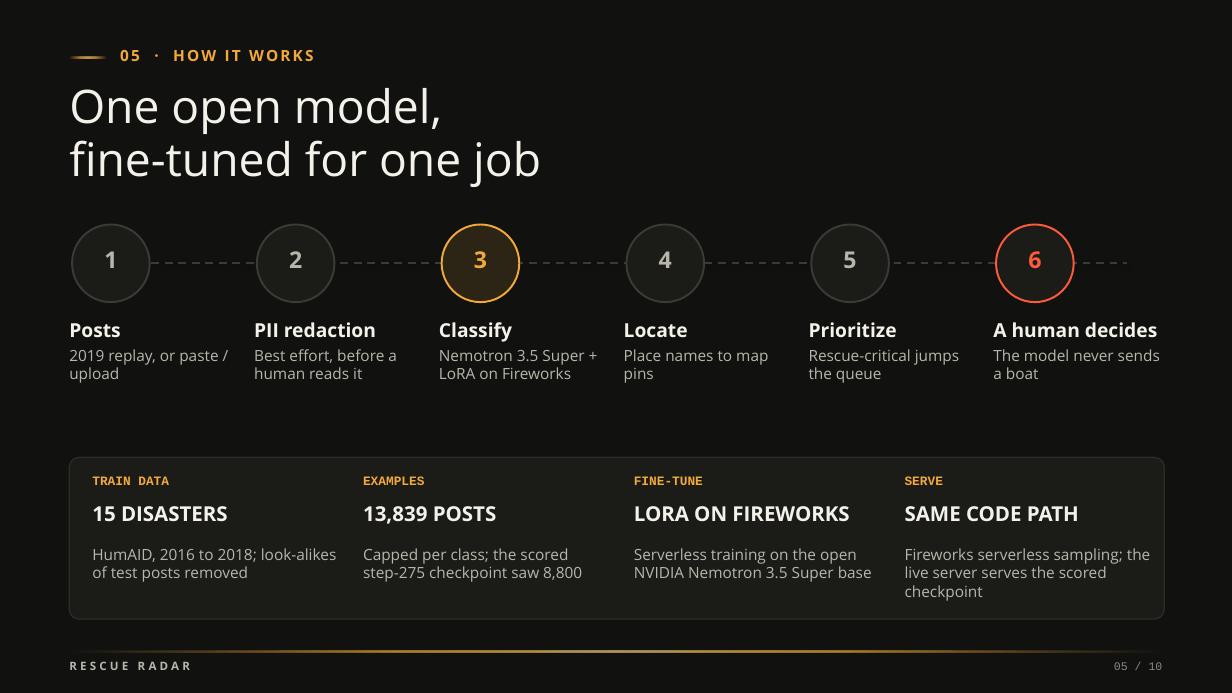
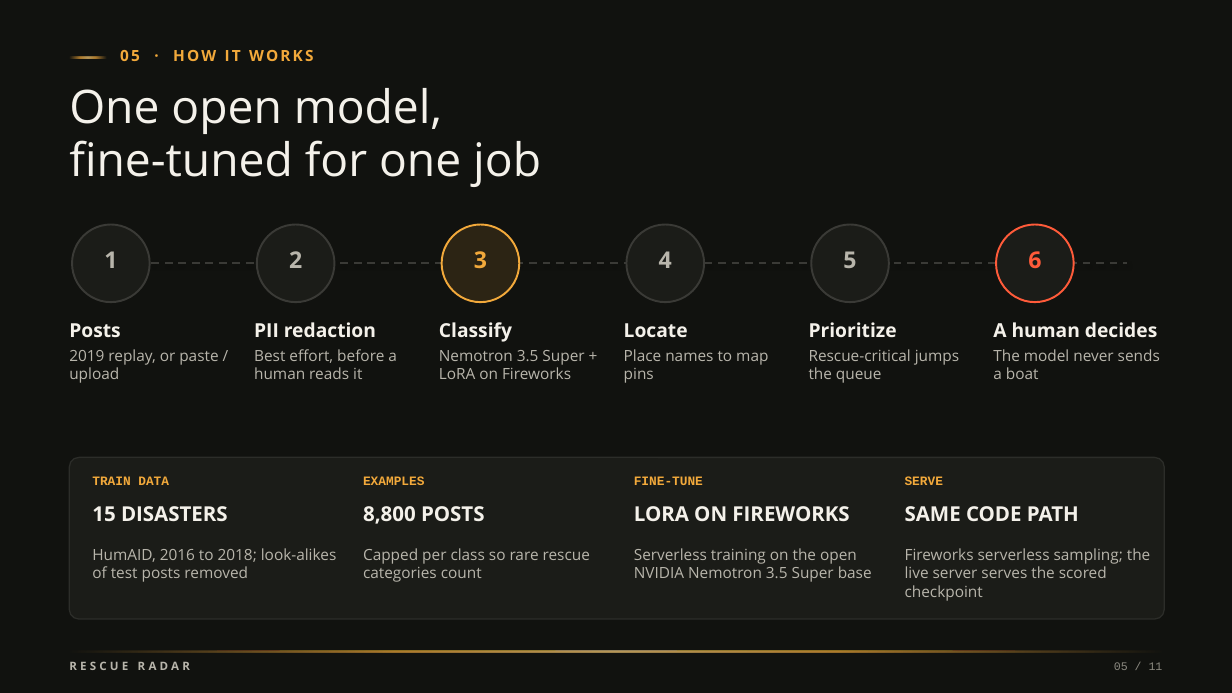
Before and after one commit to vnmoorthy/rescue-radar, a slide deck: slide 5 of deck/RescueRadar.pptx. Drawn at 1232x693 pixels with LibreOffice and Linux fonts; fonts in the diff are those of the drawing; background and template pictures are left out. Boxes give left, top, right and bottom in pixels: in the first picture for what was removed or moved away, otherwise in the second. Text is boxed around its words. In the diff, an @@ line names an element or a change of style, - is before the commit and + after.

```diff
--- a/deck/RescueRadar.pptx
+++ b/deck/RescueRadar.pptx
@@ text at (x1=363, y1=506, x2=485, y2=524): text changed @@
-13,839 POSTS
+8,800 POSTS
@@ text at (x1=363, y1=548, x2=590, y2=582): text changed @@
-Capped per class; the scored step-275 checkpoint saw 8,800
+Capped per class so rare rescue categories count
@@ text at (x1=1114, y1=662, x2=1163, y2=670): text changed @@
-05 / 10
+05 / 11
```
Also in this commit, not shown: 9 other slides changed, 1 slide added, 26 other files.
